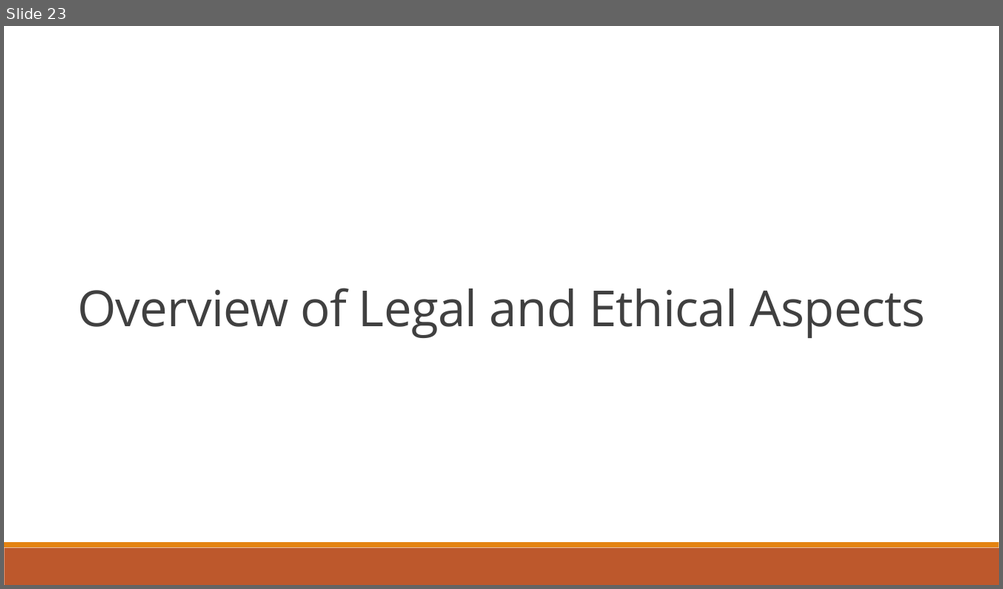
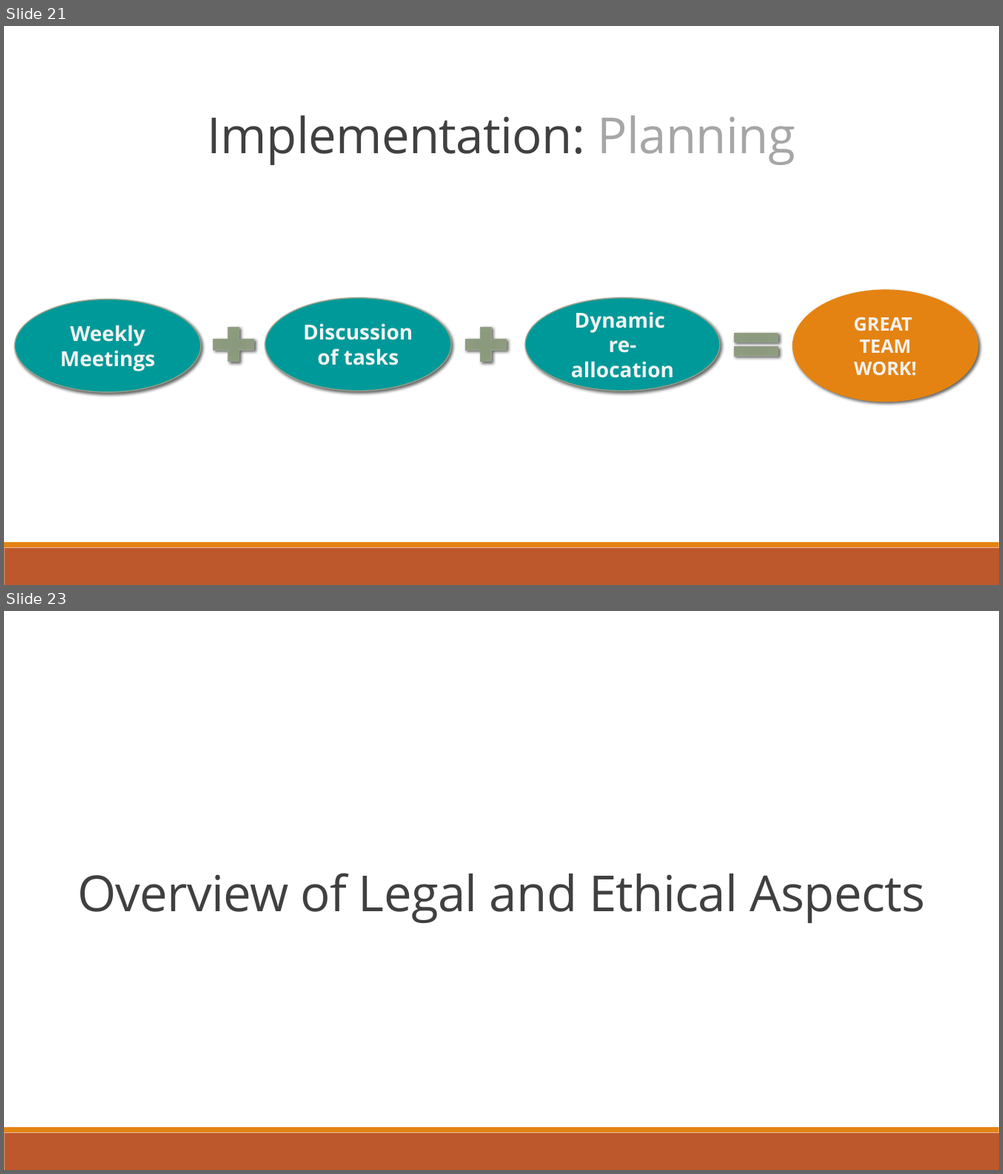
Before and after one commit to dragosthealex/roomies, a slide deck: res/presentation1/final_presentationv2.pptx. Shown one above the other, each under a label of ours: slide 23 before the commit, slides 21 and 23 after it; the slides between them are not shown. The pictures are 1003x589 and 1003x1174 pixels, drawn with LibreOffice and Linux fonts; fonts in the diff are those of the drawing. Boxes give left, top, right and bottom in pixels: in the first picture for what was removed or moved away, otherwise in the second. Text is boxed around its words. In the diff, an @@ line names an element or a change of style, - is before the commit and + after.

```diff
--- a/res/presentation1/final_presentationv2.pptx
+++ b/res/presentation1/final_presentationv2.pptx
@@ slide 21 added at (4,26,999,585), background #FFFFFF; not listed: 2 template elements that a slide beside it also shows @@
@@ title added at (208,116,795,165), 48 pt, text #404040 @@
+Implementation: Planning
@@ ellipse added at (793,290,979,403), fill #E48312, 18 pt, text #F2F2F2, bold @@
+GREAT
+TEAM WORK!
@@ ellipse added at (14,300,200,393), fill #009999, outline #94A088 1 pt, 20 pt, text #F2F2F2, bold @@
+Weekly Meetings
@@ ellipse added at (265,298,451,392), fill #009999, outline #94A088 1 pt, 20 pt, text #F2F2F2, bold @@
+Discussion of tasks
@@ ellipse added at (526,298,720,392), fill #009999, outline #94A088 1 pt, 20 pt, text #F2F2F2, bold @@
+Dynamic
+re-allocation
@@ plus sign added at (206,321,262,368), fill gradient #8A987B to #8B997D to #8D9C7E to #94A187, outline #94A088 1 pt @@
@@ plus sign added at (458,321,514,368), fill gradient #8A987B to #8B997D to #8D9C7E to #94A187, outline #94A088 1 pt @@
@@ math equal added at (726,325,786,363), fill gradient #8A987B to #8B997D to #8D9C7E to #94A187, outline #94A088 1 pt @@
```
Also in this commit, not shown: 12 slides changed, 3 other slides added, 3 slides removed.
